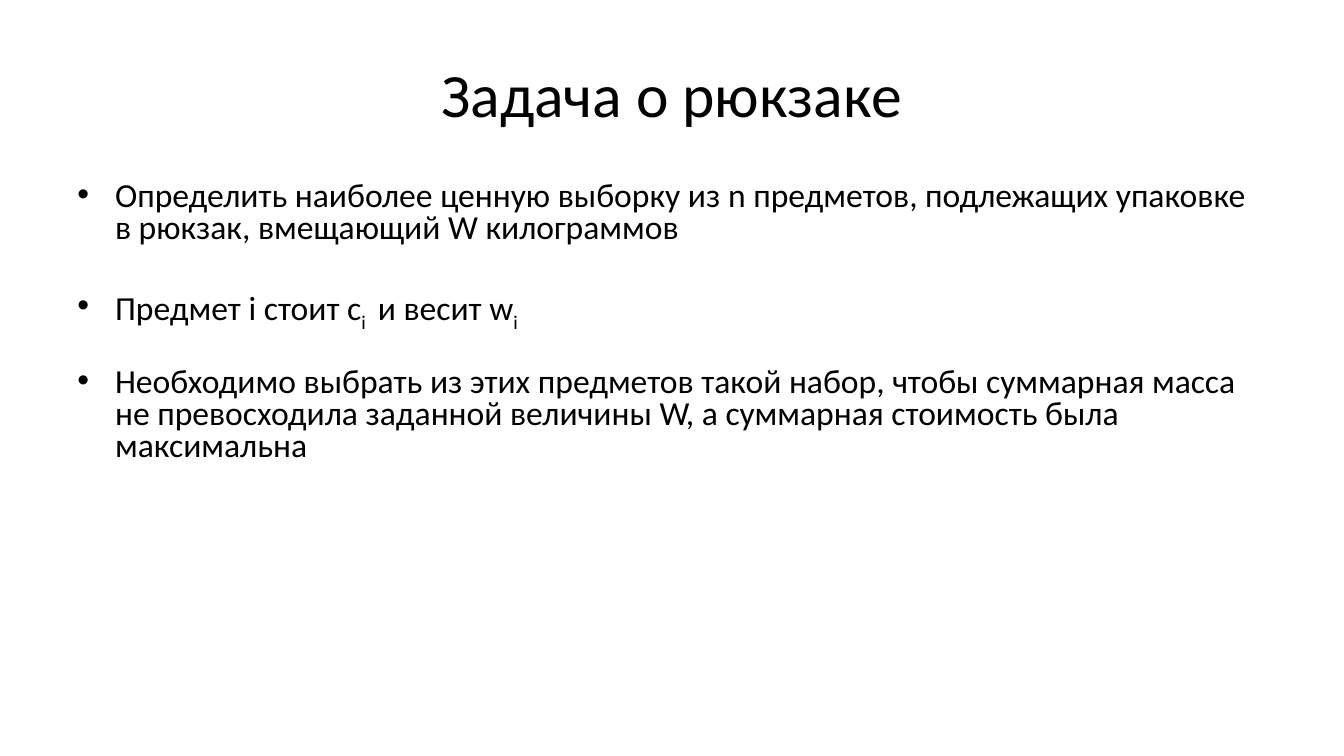
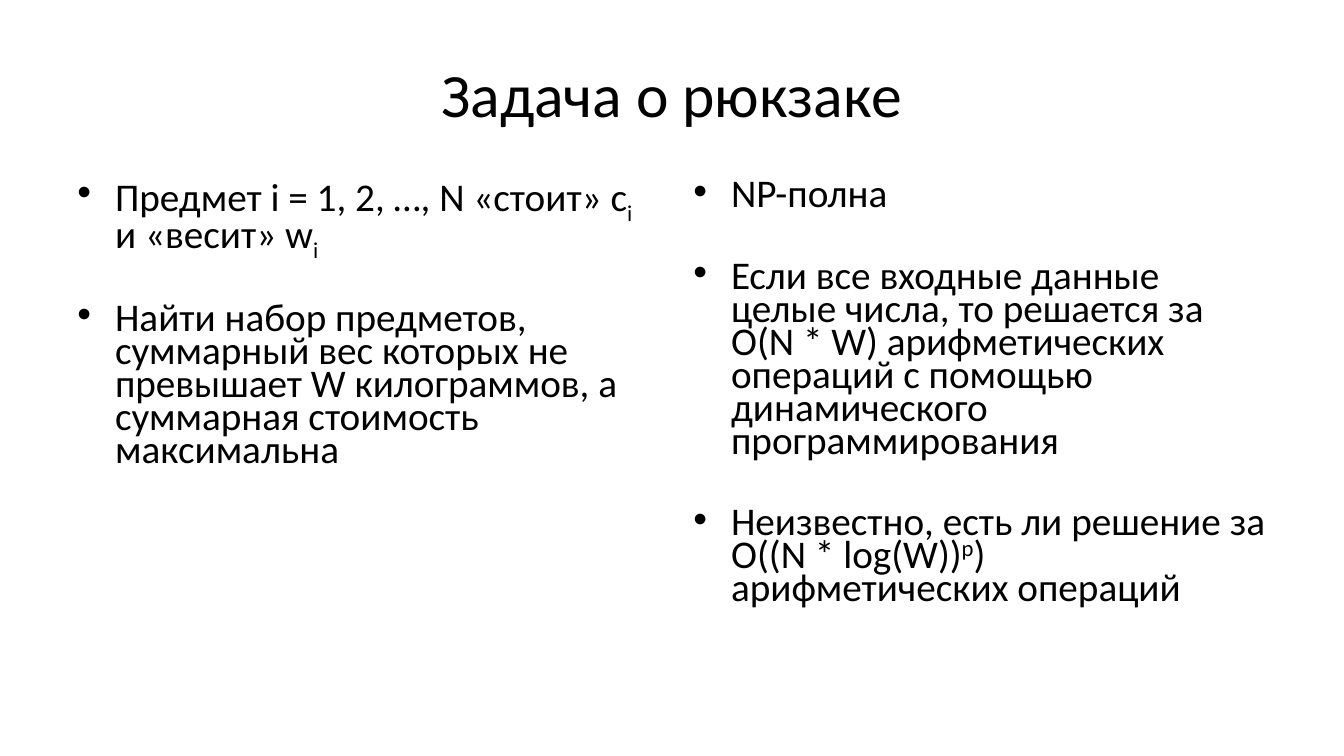
Before and after one commit to Evgueni-Petrov-aka-espetrov/Algorithms-and-Programming-in-C-pptx, a slide deck: slide 7 of 21 Динамическое программирование.pptx (slide 16 before the commit). Drawn at 1344x756 pixels with LibreOffice and Linux fonts; fonts in the diff are those of the drawing. Boxes give left, top, right and bottom in pixels: in the first picture for what was removed or moved away, otherwise in the second. Text is boxed around its words. In the diff, an @@ line names an element or a change of style, - is before the commit and + after.

Commit message:
улучшил картинки и псевдо код для задачи о рюкзаке, упаковке и матрицах

```diff
--- a/21 Динамическое программирование.pptx
+++ b/21 Динамическое программирование.pptx
@@ text at <box>115,184,617,464</box>: text changed; size 24 to 28 pt @@
-• Определить наиболее ценную выборку из n предметов, подлежащих упаковке в рюкзак, вмещающий W килограммов
-• Предмет i стоит сi и весит wi
-• Необходимо выбрать из этих предметов такой набор, чтобы суммарная масса не превосходила заданной величины W, а суммарная стоимость была максимальна
+• Предмет i = 1, 2, …, N «стоит» сi и «весит» wi
+• Найти набор предметов, суммарный вес которых не превышает W килограммов, а суммарная стоимость максимальна
@@ text added at <box>731,182,1265,608</box>, 28 pt, text #000000 @@
+• NP-полна
+• Если все входные данные целые числа, то решается за O(N * W) арифметических операций с помощью динамического программирования
+• Неизвестно, есть ли решение за O((N * log(W))p) арифметических операций
```
Also in this commit, not shown: 16 other slides changed, 12 slides added, 14 slides removed.
